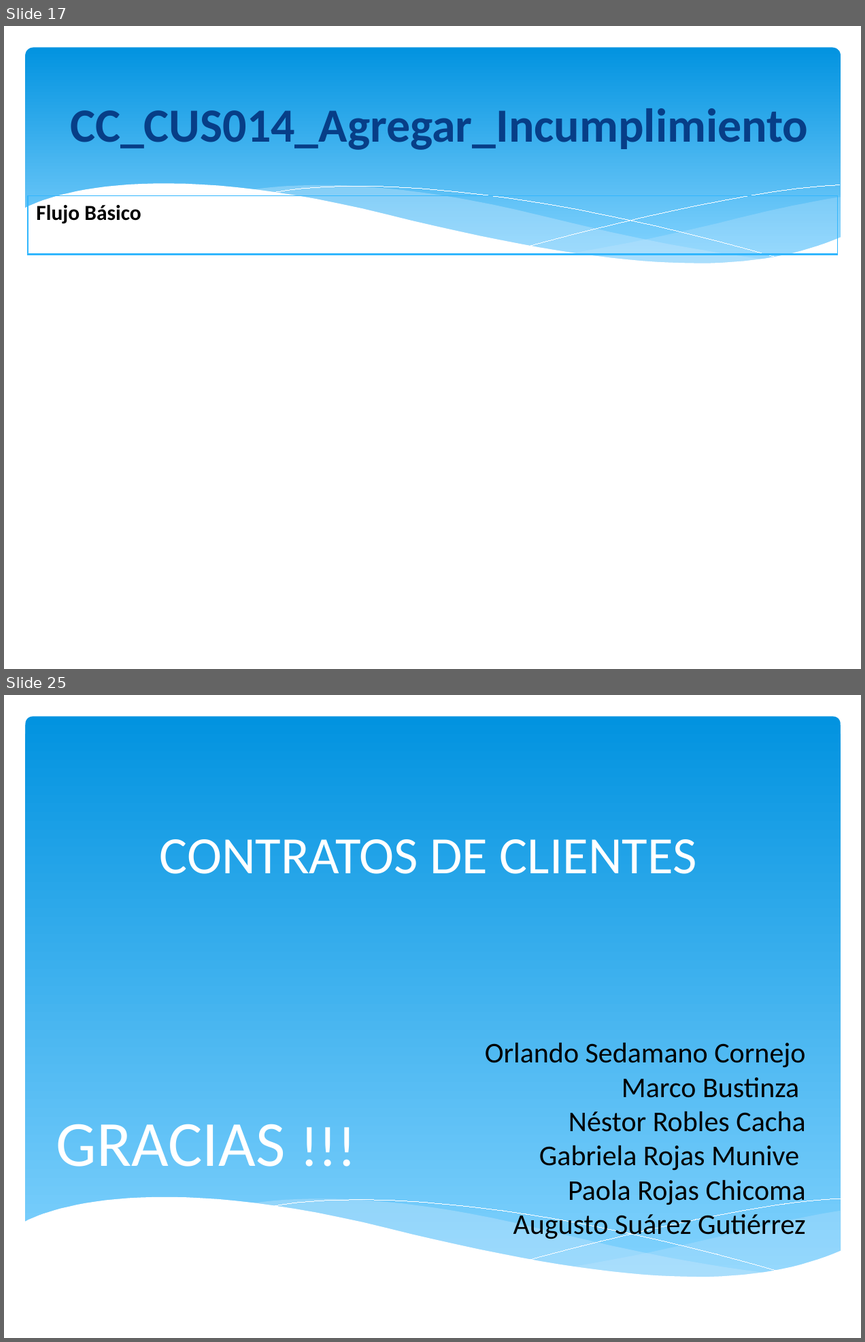
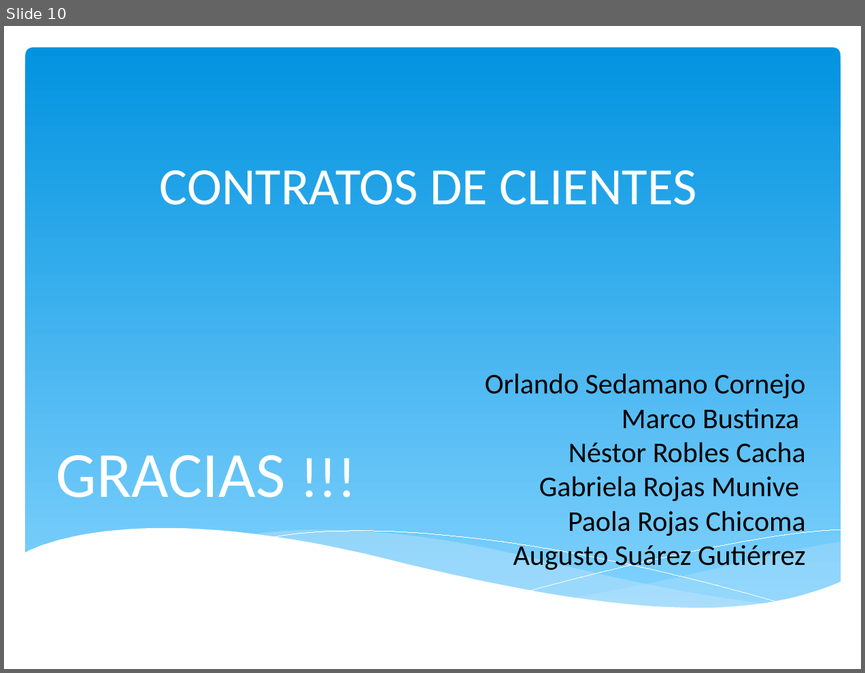
Before and after one commit to orlysemperfi/tp3-contratos-clientes, a slide deck: ITERACION 5/SUSBITERACION 4/PPT TP3 PRES04.pptx. Shown one above the other, each under a label of ours: slides 17 and 25 before the commit, slide 10 after it; the slides between them are not shown. The pictures are 865x1342 and 865x673 pixels, drawn with LibreOffice and Linux fonts; fonts in the diff are those of the drawing. Boxes give left, top, right and bottom in pixels: in the first picture for what was removed or moved away, otherwise in the second. Text is boxed around its words. In the diff, an @@ line names an element or a change of style, - is before the commit and + after.

```diff
--- a/ITERACION 5/SUSBITERACION 4/PPT TP3 PRES04.pptx
+++ b/ITERACION 5/SUSBITERACION 4/PPT TP3 PRES04.pptx
@@ slide 17 removed at (4,26,861,669), background #FFFFFF @@
@@ rounded rectangle removed at (26,48,840,279) @@
@@ title removed at (70,108,808,150) @@
-CC_CUS014_Agregar_Incumplimiento
@@ group removed at (24,184,841,308): 5 freeform shapes @@
@@ table removed at (28,195,838,254), 1 rows, 1 columns @@
-Flujo Básico
@@ what was slide 25 is now slide 10 @@
```
Also in this commit, not shown: 1 slide changed, 7 slides added, 21 other slides removed.
